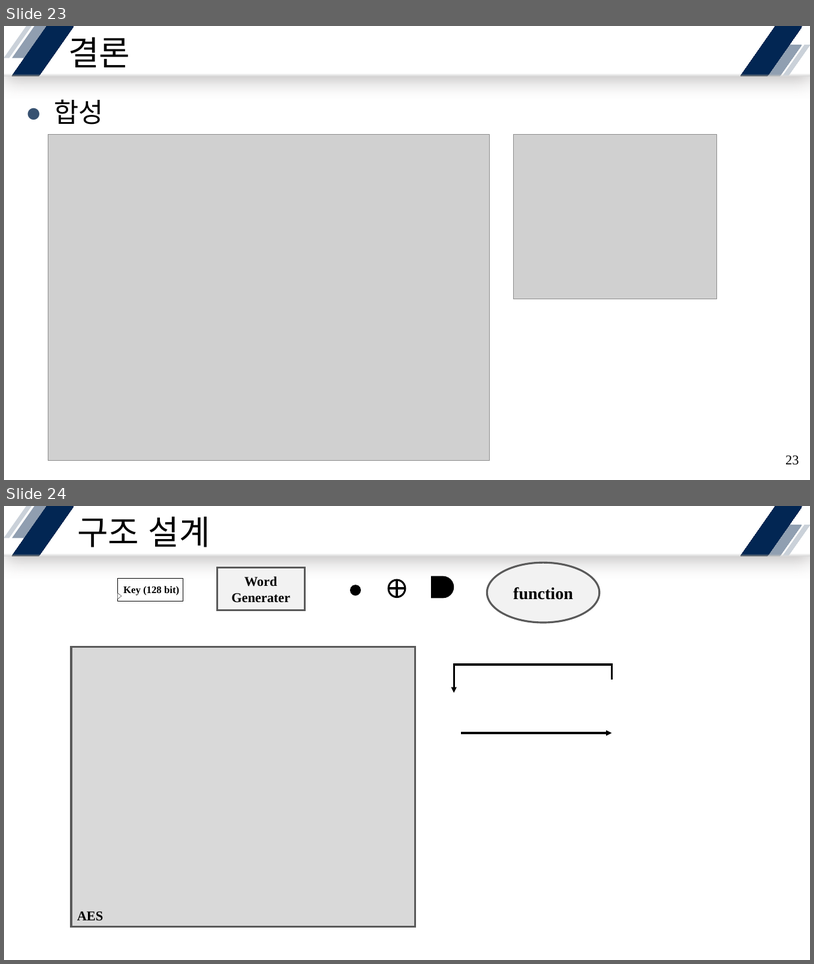
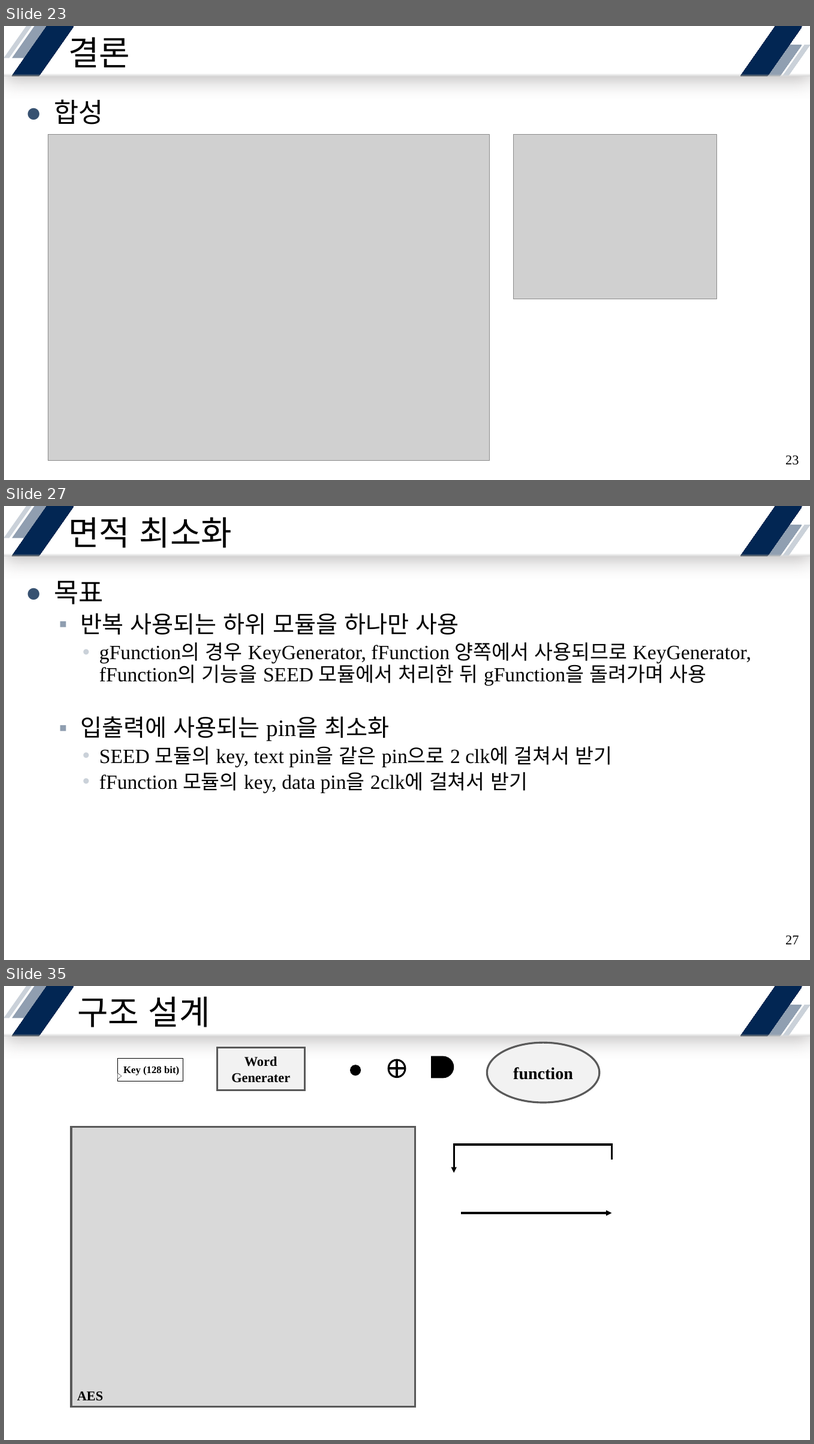
Before and after one commit to yuyu0830/FPGA_AES128, a slide deck: SEED/ref/SEED-128.pptx. Shown one above the other, each under a label of ours: slides 23 and 24 before the commit, slides 23, 27 and 35 after it; the slides between them are not shown. The pictures are 814x964 and 814x1444 pixels, drawn with LibreOffice and Linux fonts; fonts in the diff are those of the drawing; grey boxes stand for pictures. Boxes give left, top, right and bottom in pixels: in the first picture for what was removed or moved away, otherwise in the second. Text is boxed around its words. In the diff, an @@ line names an element or a change of style, - is before the commit and + after.

Commit message:
add : SEED-128 Minimize

```diff
--- a/SEED/ref/SEED-128.pptx
+++ b/SEED/ref/SEED-128.pptx
@@ slide 27 added at (x1=4, y1=506, x2=810, y2=960), background #FFFFFF; not listed: 7 template elements that a slide beside it also shows @@
@@ title added at (x1=68, y1=511, x2=232, y2=548), 40 pt, text #000000 @@
+면적 최소화
@@ text added at (x1=54, y1=580, x2=752, y2=792), 24 pt, text #000000 @@
+● 목표
+  ▪ 반복 사용되는 하위 모듈을 하나만 사용
+    • gFunction의 경우 KeyGenerator, fFunction 양쪽에서 사용되므로 KeyGenerator, fFunction의 기능을 SEED 모듈에서 처리한 뒤 gFunction을 돌려가며 사용
+  ▪ 입출력에 사용되는 pin을 최소화
+    • SEED 모듈의 key, text pin을 같은 pin으로 2 clk에 걸쳐서 받기
+    • fFunction 모듈의 key, data pin을 2clk에 걸쳐서 받기
@@ page number added at (x1=786, y1=935, x2=799, y2=944), 16 pt, text #000000 @@
+27
@@ what was slide 24 is now slide 35 @@
```
Also in this commit, not shown: 1 slide changed, 10 other slides added, 15 other files.
